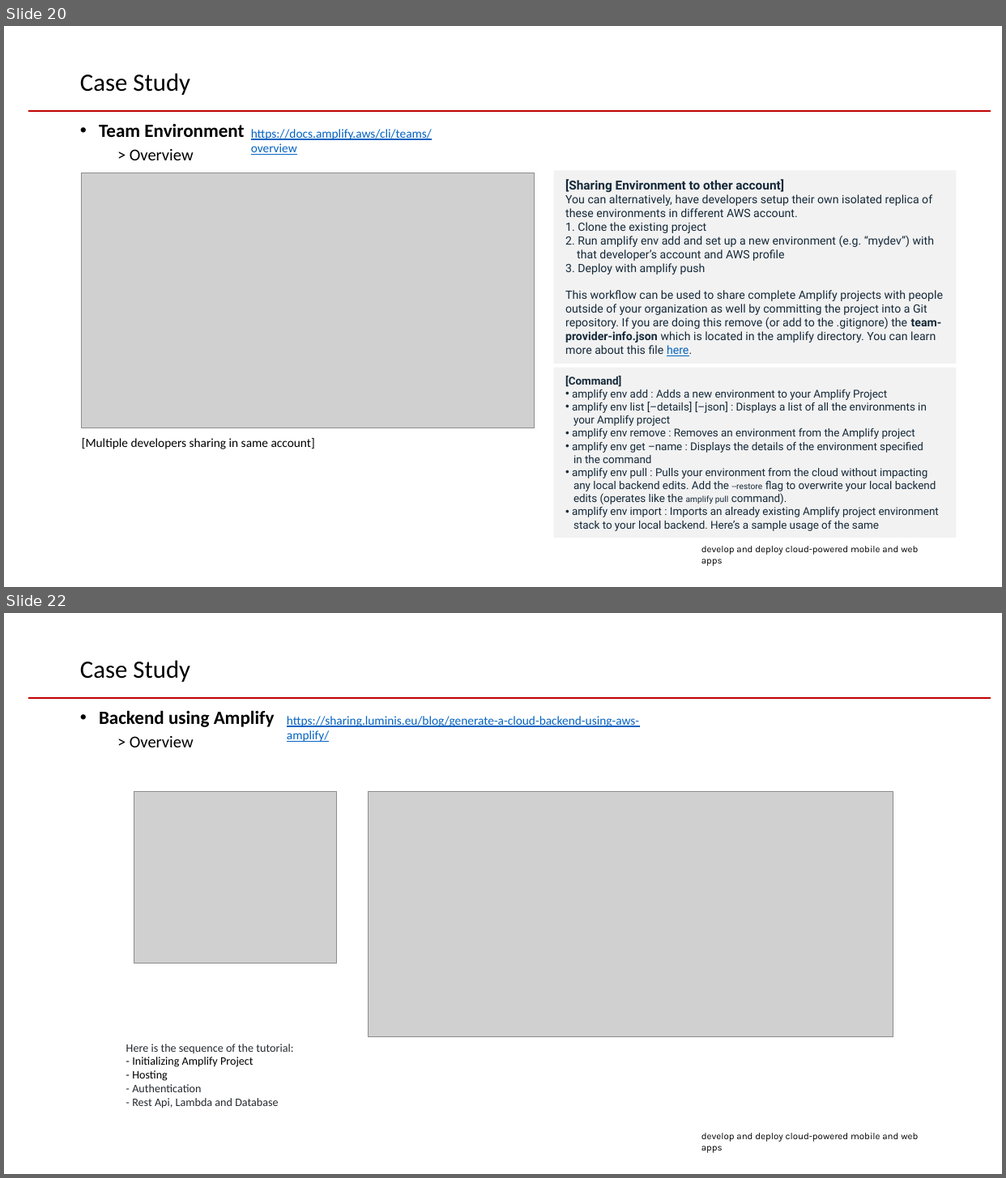
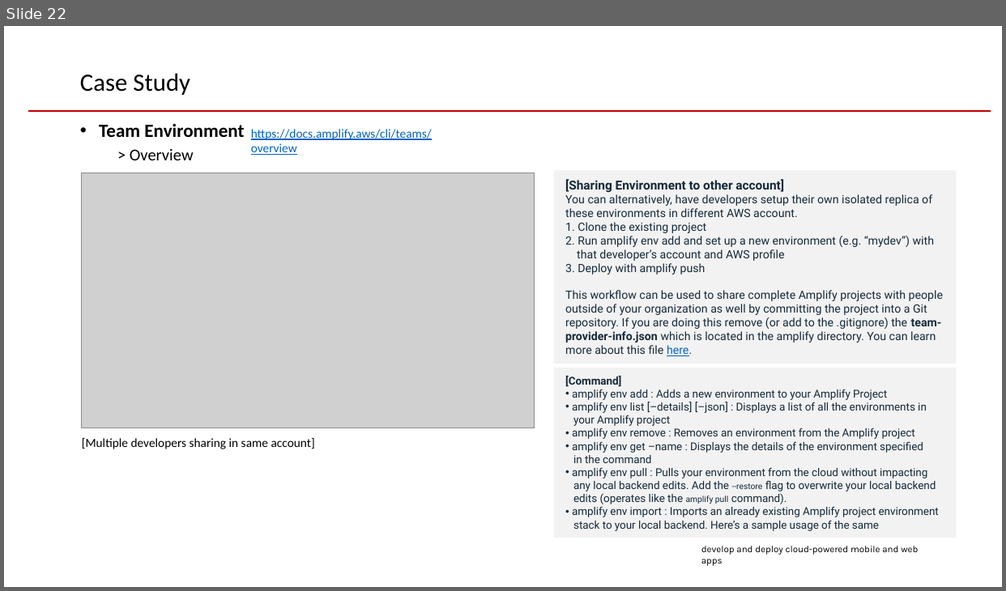
Before and after one commit to hamhg/amplify-react-note, a slide deck: AwsAmplify자료정리.pptx. Shown one above the other, each under a label of ours: slides 20 and 22 before the commit, slide 22 after it; the slides between them are not shown. The pictures are 1006x1178 and 1006x591 pixels, drawn with LibreOffice and Linux fonts; fonts in the diff are those of the drawing; grey boxes stand for pictures; background and template pictures are left out. Boxes give left, top, right and bottom in pixels: in the first picture for what was removed or moved away, otherwise in the second. Text is boxed around its words. In the diff, an @@ line names an element or a change of style, - is before the commit and + after.

```diff
--- a/AwsAmplify자료정리.pptx
+++ b/AwsAmplify자료정리.pptx
@@ slide 22 removed at (4,613,1002,1174), background #FFFFFF; not listed: 2 template elements that a slide beside it also shows @@
@@ title removed at (80,660,190,682) @@
-Case Study
@@ text removed at (99,710,275,747) @@
-• Backend using Amplify
-  > Overview
@@ text removed at (287,716,639,742) @@
-https://sharing.luminis.eu/blog/generate-a-cloud-backend-using-aws-amplify/
@@ picture removed at (134,792,336,964) @@
@@ picture removed at (368,792,893,1037) @@
@@ text removed at (126,1044,293,1109) @@
-Here is the sequence of the tutorial:
-- Initializing Amplify Project
-- Hosting
-- Authentication
-- Rest Api, Lambda and Database
@@ what was slide 20 is now slide 22 @@
```
Also in this commit, not shown: 3 slides changed, 2 slides added.
